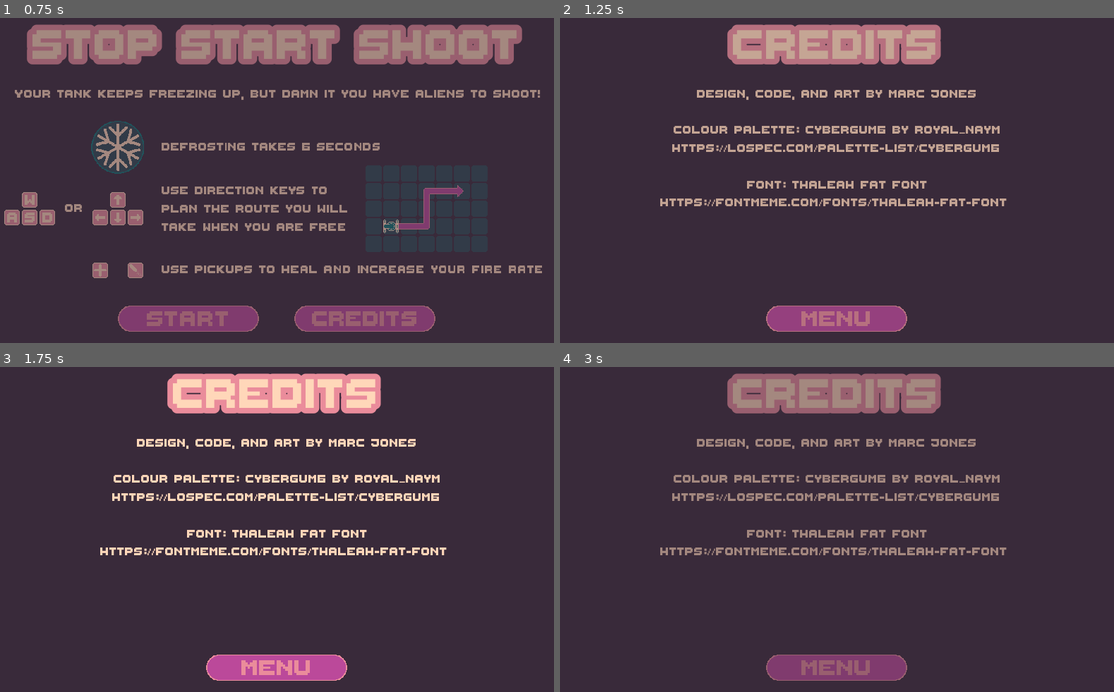
Above: before the commit, frames 1-4 (two rows, left to right).
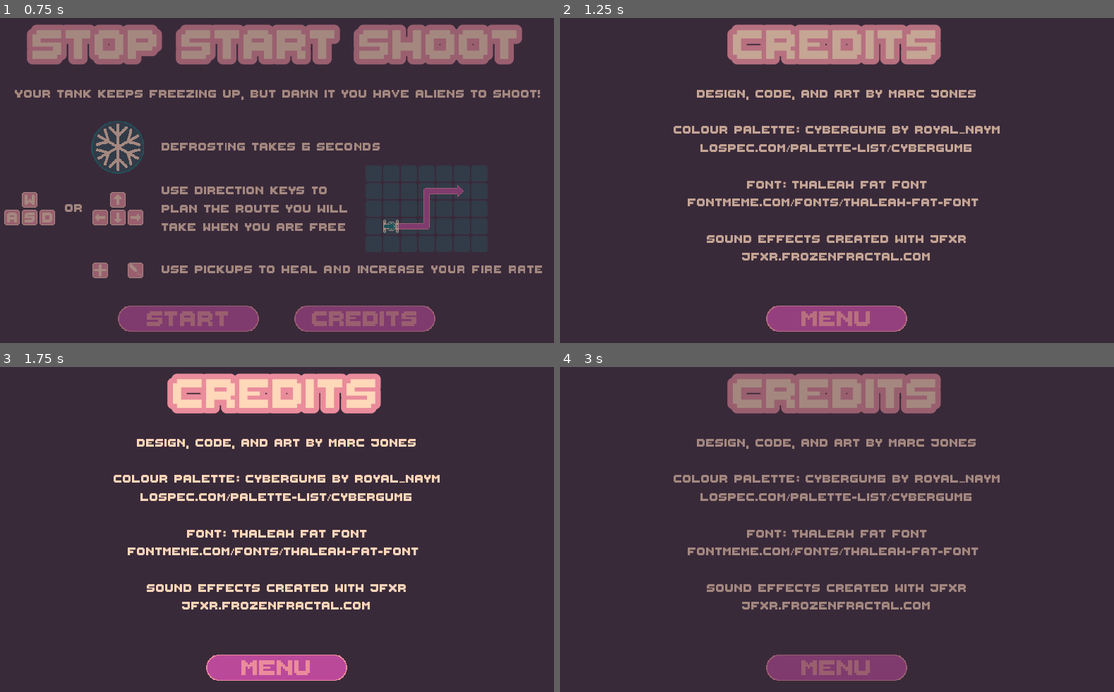
Above: after the commit, the same moments.

Repository: marc-jones/gdl-summer-jam-2021
Game: Godot game, scene res://nodes/SceneManager.tscn
Same seed, same stepped clock (60 frames per second), same inputs: the game is played once before the commit and once after it.
Inputs (mouse positions are in pixels of both pictures, inside the frame that each line leads up to):
- Up to frame 1 (0.75 s): click (365, 320) at 0.5 s
- Up to frame 2 (1.25 s): no input
- Up to frame 3 (1.75 s): move the mouse to (398, 513) at 1.27 s; hold Right (ui_right) from 1.28 s (still down)
- Up to frame 4 (3 s): tap Enter at 2 s; move the mouse to (726, 545) at 2.02 s; release Right (ui_right) at 2.03 s; hold Down (ui_down) 2.03-2.75 s; click (837, 669) at 2.75 s

Frame 1 is identical in both runs. In frame 2, 2.9% of the frame differs, in the area x 18-81%, y 38-75%; in frame 3, 3.0%; in frame 4, 2.7%.

Commit message:
Added sounds

Diff:
--- /dev/null
+++ b/nodes/Audio.tscn
@@ -0,0 +1,8 @@
+[gd_scene load_steps=2 format=2]
+
+[ext_resource path="res://scripts/Audio.gd" type="Script" id=1]
+
+[node name="Audio" type="Node2D"]
+script = ExtResource( 1 )
+
+[node name="Music" type="AudioStreamPlayer" parent="."]
--- a/nodes/CreditsState.tscn
+++ b/nodes/CreditsState.tscn
@@ -63,10 +63,13 @@
 text = "Design, code, and art by Marc Jones
 
 Colour palette: CyberGum6 by Royal_Naym
-https://lospec.com/palette-list/cybergum6
+lospec.com/palette-list/cybergum6
 
 Font: Thaleah Fat Font
-https://fontmeme.com/fonts/thaleah-fat-font "
+fontmeme.com/fonts/thaleah-fat-font
+
+Sound effects created with JFXR
+jfxr.frozenfractal.com"
 align = 1
 __meta__ = {
 "_edit_use_anchors_": false
--- a/project.godot
+++ b/project.godot
@@ -13,6 +13,10 @@
 config/name="grid-tank"
 run/main_scene="res://nodes/SceneManager.tscn"
 config/icon="res://icon.png"
+
+[autoload]
+
+Audio="*res://nodes/Audio.tscn"
 
 [display]
 
--- /dev/null
+++ b/scripts/Audio.gd
@@ -0,0 +1,34 @@
+extends Node2D
+
+var sound_library = {
+	"powerup": ["res://assets/sound/powerup.wav", -5],
+	"shoot": ["res://assets/sound/shoot.wav", -5],
+	"explosion": ["res://assets/sound/explosion.wav", -5],
+	"hit": ["res://assets/sound/hit.wav", -5],
+	"blip": ["res://assets/sound/blip.wav", -5],
+	"blip_reverse": ["res://assets/sound/blip_reverse.wav", -5],
+	"freeze": ["res://assets/sound/freeze.wav", -5]
+}
+
+#var music_path = preload("res://assets/sound/your-call-by-kevin-macleod-from-filmmusic-io.mp3")
+
+#var music_volume = -20
+
+var stream_library = {}
+
+func _ready():
+	for key in sound_library:
+		var sound_node = AudioStreamPlayer.new()
+		var stream  = load(sound_library[key][0])
+		sound_node.set_stream(stream)
+		sound_node.volume_db = sound_library[key][1]
+		sound_node.set_bus("FX")
+		add_child(sound_node)
+		stream_library[key] = sound_node
+#	$Music.volume_db = music_volume
+#	$Music.set_stream(music_path)
+#	$Music.play()
+
+func play_sound(sound_str):
+	if sound_str in stream_library:
+		stream_library[sound_str].play()
--- a/scripts/CreditsState.gd
+++ b/scripts/CreditsState.gd
@@ -2,6 +2,12 @@
 
 signal quit
 
+onready var audio = get_tree().get_root().get_node("Audio")
+
 func _ready():
 	var _discard = $Buttons/HBox/Menu.connect(
-		"button_up", self, "emit_signal", ["quit"])
+		"button_up", self, "quit")
+
+func quit():
+	audio.play_sound("blip")
+	emit_signal("quit")
--- a/scripts/Enemy.gd
+++ b/scripts/Enemy.gd
@@ -8,6 +8,8 @@
 var player
 var nav
 var velocity
+
+onready var audio = get_tree().get_root().get_node("Audio")
 
 func _ready():
 	add_to_group("enemies")
@@ -37,3 +39,8 @@
 		particles.set_position(get_position())
 		get_parent().add_child(particles)
 		queue_free()
+
+func shot():
+	emit_signal("enemy_killed")
+	audio.play_sound("explosion")
+	destroy()
--- a/scripts/Indicator.gd
+++ b/scripts/Indicator.gd
@@ -23,6 +23,8 @@
 var grid
 var wall_positions
 var active = true
+
+onready var audio = get_tree().get_root().get_node("Audio")
 
 func _ready():
 	pass
@@ -94,10 +96,12 @@
 	var new_position = current_path.back() + diff
 	if len(current_path) > 1 and new_position == current_path[-2]:
 		current_path.pop_back()
+		audio.play_sound("blip_reverse")
 	elif (not new_position in current_path and
 		grid.test_grid_position_in_range(new_position) and
 		not new_position in wall_positions):
 		current_path.append(new_position)
+		audio.play_sound("blip")
 	refresh_trail()
 
 func start_new_path(start_grid_position):
--- a/scripts/MenuState.gd
+++ b/scripts/MenuState.gd
@@ -3,13 +3,23 @@
 signal start_game
 signal start_credits
 
+onready var audio = get_tree().get_root().get_node("Audio")
+
 func _ready():
 	var _discard = $Buttons/HBox/Start.connect(
-		"button_up", self, "emit_signal", ["start_game"])
+		"button_up", self, "start_game")
 	_discard = $Buttons/HBox/Credits.connect(
-		"button_up", self, "emit_signal", ["start_credits"])
+		"button_up", self, "start_credits")
 
 func _process(_delta):
 	$Controls/FreezeIndicator.update_sprites(
 		clamp($FreezeTimer.get_time_left()-1.0, 0.0, 6.0)
 	)
+
+func start_game():
+	audio.play_sound("blip")
+	emit_signal("start_game")
+
+func start_credits():
+	audio.play_sound("blip")
+	emit_signal("start_credits")
--- a/scripts/Pickup.gd
+++ b/scripts/Pickup.gd
@@ -5,6 +5,8 @@
 var tween_time = 0.5
 
 var pickup_type
+
+onready var audio = get_tree().get_root().get_node("Audio")
 
 func _ready():
 	var _discard = connect("area_entered", self, "area_entered_callback")
@@ -19,6 +21,7 @@
 
 func area_entered_callback(area):
 	if area.is_in_group("player"):
+		audio.play_sound("powerup")
 		destroy()
 
 func destroy():
--- a/scripts/PlayState.gd
+++ b/scripts/PlayState.gd
@@ -27,6 +27,8 @@
 var map_midpoint
 var score = 0
 
+onready var audio = get_tree().get_root().get_node("Audio")
+
 func _ready():
 	init_death_menu()
 	init_move_timer()
@@ -86,6 +88,7 @@
 	if moving_bool:
 		pass
 	else:
+		audio.play_sound("freeze")
 		$Indicator.set_active(true)
 		$Indicator.start_new_path(
 			$Grid.get_grid_position($Entities/Player.get_position())
@@ -142,6 +145,7 @@
 	)
 	projectile.set_rotation(projectile_angle)
 	$Projectiles.add_child(projectile)
+	audio.play_sound("shoot")
 
 func pickup_timer_callback():
 	if $Entities.has_node("Player"):
@@ -231,17 +235,26 @@
 
 func init_death_menu():
 	var _discard = $DeathMenu/VBoxContainer/CenterContainer/VBox/Menu.connect(
-		"button_up", self, "emit_signal", ["quit"]
+		"button_up", self, "quit"
 	)
 	_discard = $DeathMenu/VBoxContainer/CenterContainer/VBox/Replay.connect(
-		"button_up", self, "emit_signal", ["restart"]
+		"button_up", self, "restart"
 	)
 	_discard = $DeathMenu/VBoxContainer/CenterContainer/VBox/Tweet.connect(
 		"button_up", self, "tweet"
 	)
 
 func tweet():
+	audio.play_sound("blip")
 	var _return = OS.shell_open("http://twitter.com/share?text=" +
 		"I scored " + str(score) + " in Start Stop Shoot!&url=" +
 		"https://manicmoleman.itch.io" +
 		"&hashtags=GDLSummerJam,GodotEngine")
+
+func quit():
+	audio.play_sound("blip")
+	emit_signal("quit")
+
+func restart():
+	audio.play_sound("blip")
+	emit_signal("restart")
--- a/scripts/Player.gd
+++ b/scripts/Player.gd
@@ -19,6 +19,8 @@
 var moving = false
 var mouse_position
 var grid_position
+
+onready var audio = get_tree().get_root().get_node("Audio")
 
 func _ready():
 	var _return = $Tween.connect("tween_all_completed", self, "tween_to_next_grid_position")
@@ -104,6 +106,7 @@
 	$Base/RightTrack.flip_v = false
 
 func damage():
+	audio.play_sound("hit")
 	health = clamp(health-damage_amount, 0, 10)
 	emit_signal("player_health_change", health/10.0)
 	if health == 0:
@@ -115,6 +118,7 @@
 
 func destroy():
 	if not is_queued_for_deletion():
+		audio.play_sound("explosion")
 		var particles = packed_death_particles.instance()
 		particles.set_position(get_position())
 		get_parent().add_child(particles)
--- a/scripts/Projectile.gd
+++ b/scripts/Projectile.gd
@@ -13,8 +13,7 @@
 		destroy()
 	elif body.is_in_group("enemies"):
 		destroy()
-		body.emit_signal("enemy_killed")
-		body.destroy()
+		body.shot()
 
 func destroy():
 	if not is_queued_for_deletion():
Not shown, added: assets/sound/blip.wav.import
Not shown, added: assets/sound/blip_reverse.wav.import
Not shown, added: assets/sound/explosion.wav.import
Not shown, added: assets/sound/freeze.wav.import
Not shown, added: assets/sound/hit.wav.import
Not shown, added: assets/sound/powerup.wav.import
Not shown, added: assets/sound/shoot.wav.import
Not shown, added: assets/sound/blip.wav
Not shown, added: assets/sound/blip_reverse.wav
Not shown, added: assets/sound/explosion.wav
Not shown, added: assets/sound/freeze.wav
Not shown, added: assets/sound/hit.wav
(and 2 more such lines)
